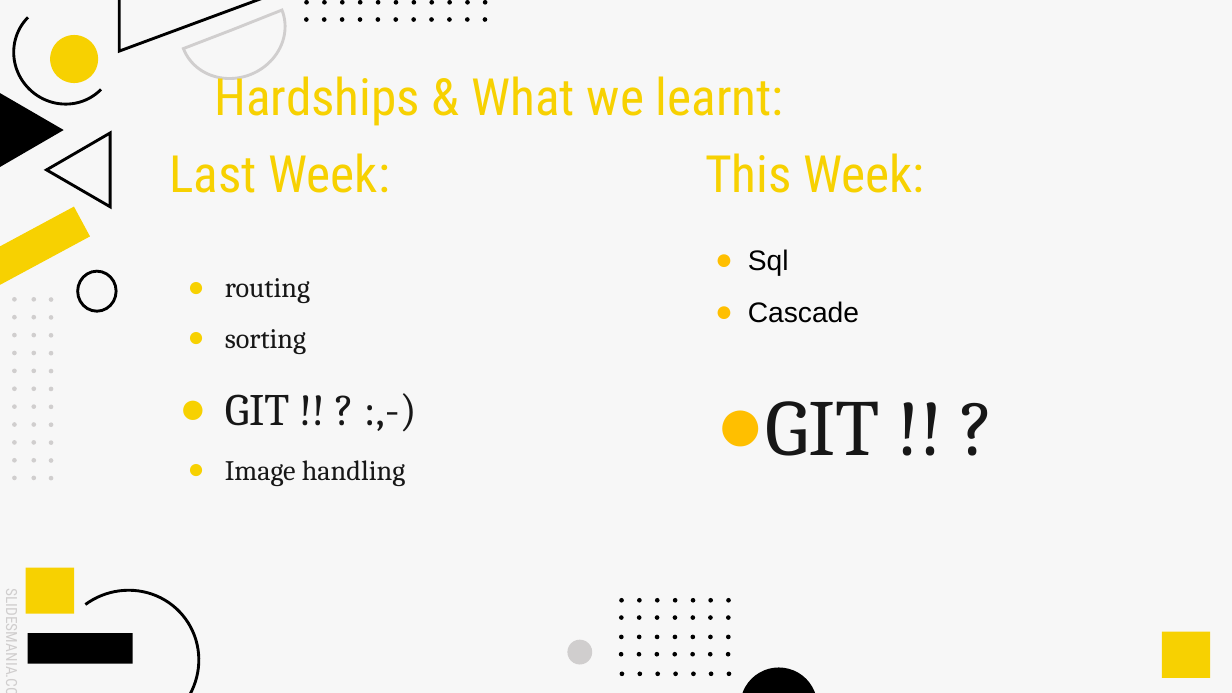
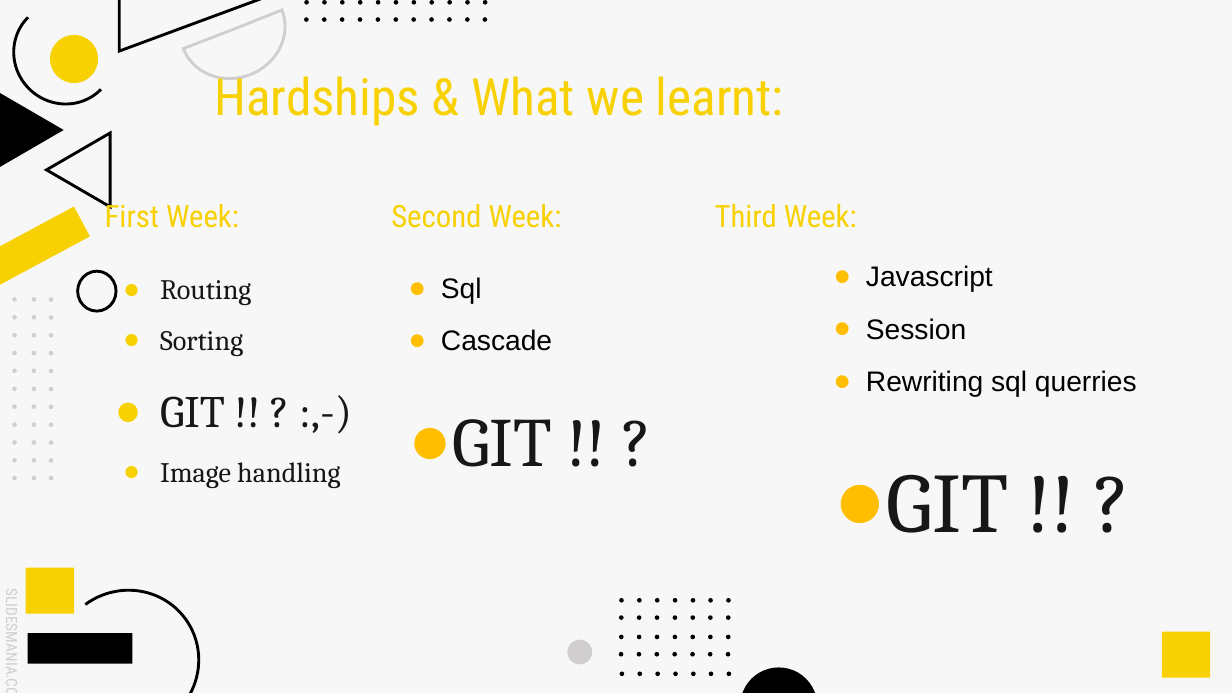
Before and after one commit to CodecoolGlobal/ask-mate-3-python-KisLorand, a slide deck: slide 4 of askm8000.pptx. Drawn at 1232x693 pixels with LibreOffice and Linux fonts; fonts in the diff are those of the drawing. Boxes give left, top, right and bottom in pixels: in the first picture for what was removed or moved away, otherwise in the second. Text is boxed around its words. In the diff, an @@ line names an element or a change of style, - is before the commit and + after.

```diff
--- a/askm8000.pptx
+++ b/askm8000.pptx
@@ text at [105,200,239,228]: text changed; size 40 to 24 pt @@
-Last Week:
+First Week:
@@ text at [391,204,562,228]: text changed; size 40 to 24 pt @@
-This Week:
+Second Week:
@@ text added at [715,204,857,228], 24 pt, text #F7D101 @@
+Third Week:
@@ text "Routing": place and size @@
-text "Routing" at [225,278,405,486]
+text "Routing" at [160,280,340,488]
@@ text added at [866,265,1137,533], 22 pt, text #000000 @@
+● Javascript
+● Session
+● Rewriting sql querries
+● GIT !! ?
@@ text at [160,280,251,356]: text changed @@
-● routing
-● sorting
+● Routing
+● Sorting
@@ text "Sql": place and size @@
-text "Sql" at [748,249,880,456]
+text "Sql" at [441,277,552,467]
@@ text at [452,419,552,467]: size 62 to 54 pt in "GIT !! ?" @@
```
Also in this commit, not shown: 7 other slides changed, 2 slides added, 4 other files.
